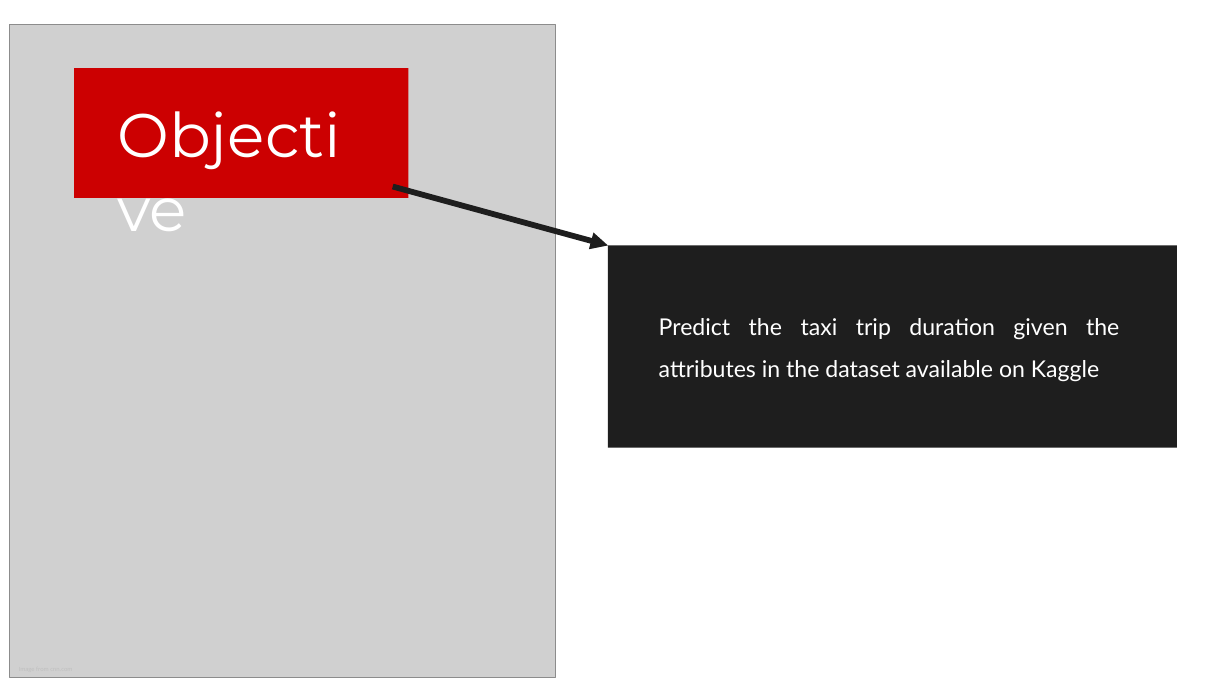
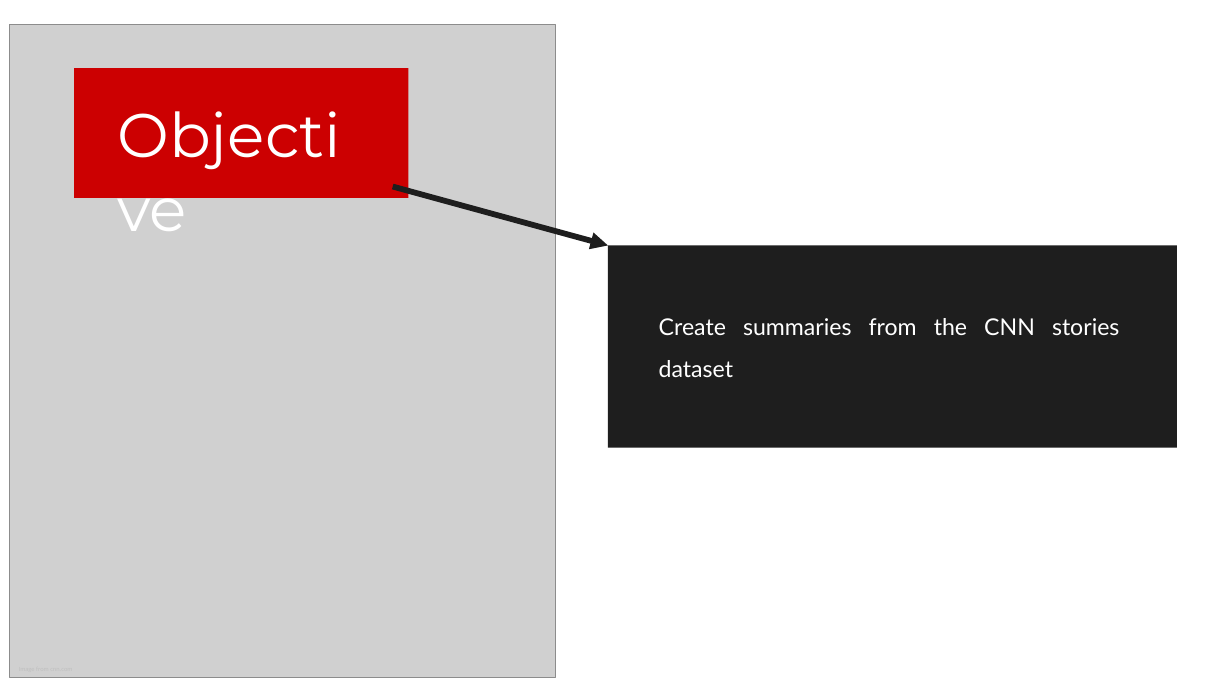
Before and after one commit to federicodeservi/TMS_project, a slide deck: slide 2 of presentation/presentation.pptx. Drawn at 1232x693 pixels with LibreOffice and Linux fonts; fonts in the diff are those of the drawing; grey boxes stand for pictures. Boxes give left, top, right and bottom in pixels: in the first picture for what was removed or moved away, otherwise in the second. Text is boxed around its words. In the diff, an @@ line names an element or a change of style, - is before the commit and + after.

```diff
--- a/presentation/presentation.pptx
+++ b/presentation/presentation.pptx
@@ text at (x1=659, y1=318, x2=1119, y2=377): text changed @@
-Predict the taxi trip duration given the attributes in the dataset available on Kaggle
+Create summaries from the CNN stories dataset
```
Also in this commit, not shown: 9 other slides changed, 2 slides removed, 3 other files.
